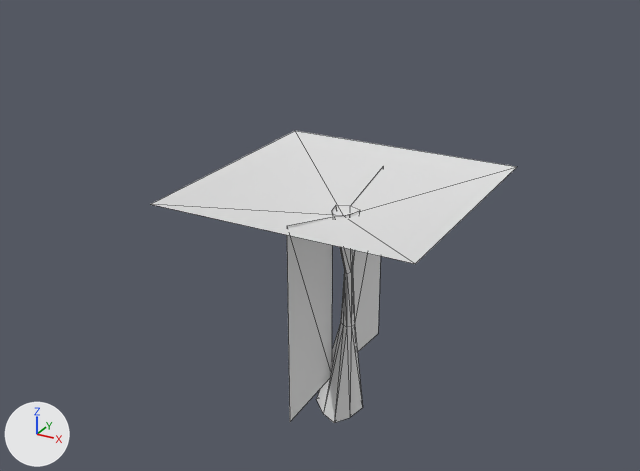
A saved change to the glTF model data/models/geometry/mogarg02b.glb.
Camera for both pictures: a camera (50 mm lens) standing at (104.9, -204.4, 146.9) and looking at (-7.0, -1.0, 45.2). Lighting does not change. The marker at lower left points along +X, +Y and +Z. The picture after the commit comes second. Mesh edges are drawn as thin lines. Where no turn or scale is listed for an object, it has been applied to the vertices. Vertices at exactly the same position are counted once.

The first picture shows 'TRUNK'.
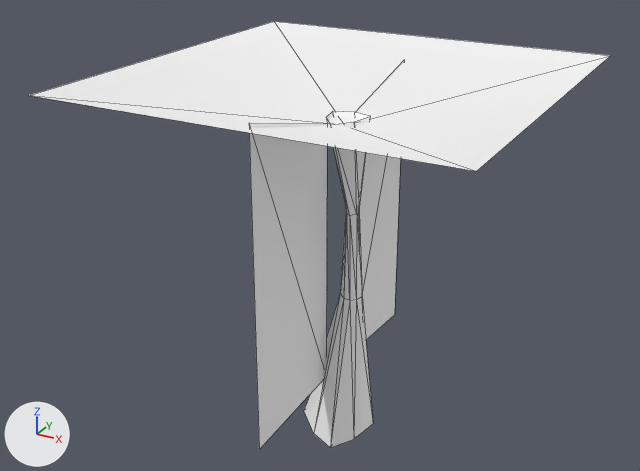
The change, as a list of edits to the scene's bpy script:
```text
Add mat_motrnk01sm:
    mat_motrnk01sm = principled_material('motrnk01sm')
    mat_motrnk01sm.base_color = (1.0, 1.0, 1.0)  # white #ffffff
    mat_motrnk01sm.metallic = 0.1
    mat_motrnk01sm.roughness = 0.6
Add mat_movine02sm:
    mat_movine02sm = principled_material('movine02sm')
    mat_movine02sm.base_color = (1.0, 1.0, 1.0)  # white #ffffff
    mat_movine02sm.metallic = 0.1
    mat_movine02sm.roughness = 0.6
Add mat_moleaf02sm:
    mat_moleaf02sm = principled_material('moleaf02sm')
    mat_moleaf02sm.base_color = (1.0, 1.0, 1.0)  # white #ffffff
    mat_moleaf02sm.metallic = 0.1
    mat_moleaf02sm.roughness = 0.6
Change me_trunk:
    used by ob_trunk; location = (0.0, 0.0, 0.0)
    remove me_trunk.from_pydata(...)  # 43 vertices, 60 faces; spans x -37.3..37.3, y -37.3..37.3, z -9.0..61.6
    remove me_trunk.materials.append(mat_mat57bf6a11)  # white #e7e7e7
    remove me_trunk.materials.append(mat_mataba8034c)  # white #e7e7e7
    add me_trunk.from_pydata(...)  # 30 vertices, 52 faces; spans x -6.3..8.0, y -11.4..5.0, z -9.0..54.1
    me_trunk part 1: the loose piece of 5 vertices spanning x -37.3..37.3, y -37.3..37.3, z 52.3..61.6 is deleted
    me_trunk part 2: the loose piece of 4 vertices spanning x -0.2..0.0, y 4.4..25.7, z 1.5..59.2 is deleted
    me_trunk part 3: the loose piece of 4 vertices spanning x -0.4..-0.2, y -30.4..-5.7, z 1.8..60.6 is deleted
    me_trunk part 4: 52 faces spanning x -6.3..8.0, y -11.4..5.0, z -9.0..54.1 switch from mat_mata1ef81d1 (white #e7e7e7) to mat_motrnk01sm (white #ffffff)
Add me_obj1:
    me_obj1.from_pydata([(-0.1, 38.6, 88.7), (-0.3, 6.6, 80.4), (-0.2, 6.7, 4.1), (-0.1, 38.6, 2.3), (-0.4, -45.6, 90.9), (-0.6, -8.6, 81.1), (-0.5, -8.8, 4.6), (-0.5, -45.6, 2.7)], [], [(0, 2, 1), (0, 3, 2), (4, 6, 5), (4, 7, 6)])
    me_obj1.materials.append(mat_movine02sm)  # white #ffffff
Add me_cube5:
    me_cube5.from_pydata([(0.0, 0.0, 56.0), (-56.0, -56.0, 69.9), (-56.0, 56.0, 69.9), (56.0, 56.0, 69.9), (56.0, -56.0, 69.9)], [], [(0, 2, 1), (0, 4, 3), (2, 0, 3), (4, 0, 1)])
    me_cube5.materials.append(mat_moleaf02sm)  # white #ffffff
Change ob_trunk:
    ob_trunk.scale: (1.0, 1.0, 1.0) -> (1.5, 1.5, 1.5)
Add ob_obj1:
    ob_obj1 = bpy.data.objects.new('obj1', me_obj1)
    ob_obj1.location = (0.0, 0.0, 0.0)
Add ob_cube5:
    ob_cube5 = bpy.data.objects.new('cube5', me_cube5)
    ob_cube5.location = (0.0, 0.0, 22.5)
```

What differs and where, as boxes (x1, y1, x2, y2) in the pictures (640 x 471 px):
'cube5', added
    after: (29, 21, 610, 171)
'TRUNK', reshaped, rescaled (81% narrower, 15% taller)
    before: (151, 131, 517, 423)
    after: (304, 111, 373, 448)
'obj1', added
    after: (249, 60, 404, 450)
part 1 of me_trunk, deleted
    before: (151, 131, 517, 264)
part 2 of me_trunk, deleted
    before: (350, 167, 383, 351)
part 3 of me_trunk, deleted
    before: (287, 217, 333, 421)
part 4 of me_trunk, recoloured
    before: (317, 206, 363, 423)
    after: (304, 111, 373, 448)
